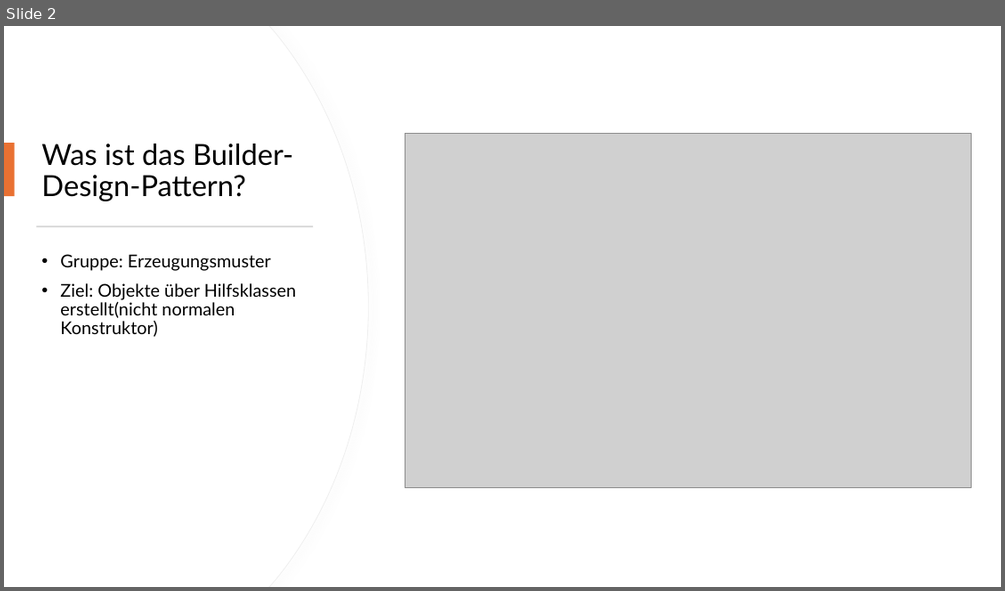
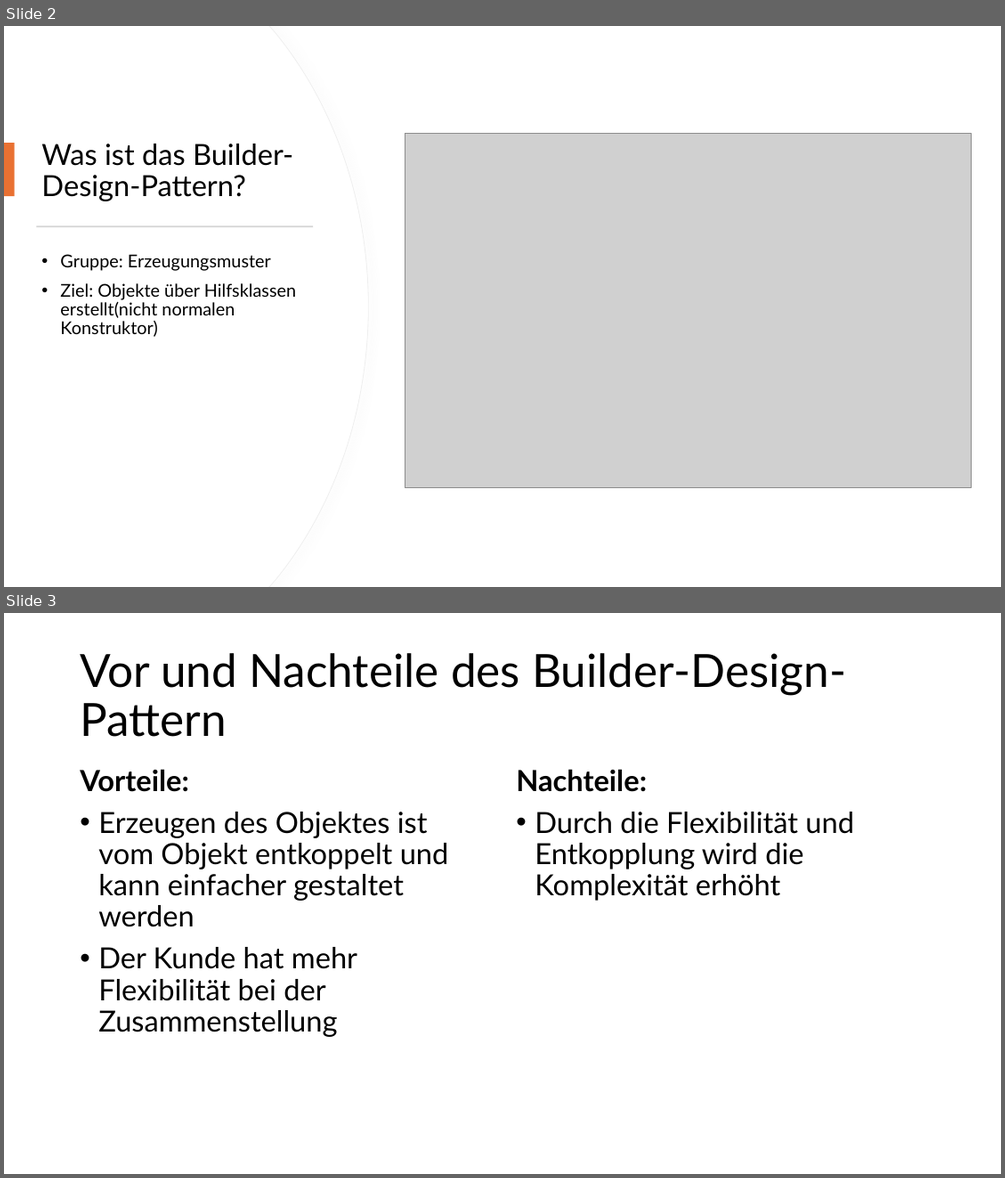
Before and after one commit to HaraldHaarig/Builder-Design-Pattern, a slide deck: Builder-Design-Pattern.pptx. Shown one above the other, each under a label of ours: slide 2 before the commit, slides 2 and 3 after it. The pictures are 1005x591 and 1005x1178 pixels, drawn with LibreOffice and Linux fonts; fonts in the diff are those of the drawing; grey boxes stand for pictures. Boxes give left, top, right and bottom in pixels: in the first picture for what was removed or moved away, otherwise in the second. Text is boxed around its words. In the diff, an @@ line names an element or a change of style, - is before the commit and + after.

```diff
--- a/Builder-Design-Pattern.pptx
+++ b/Builder-Design-Pattern.pptx
@@ slide 3 added at (4, 613, 1001, 1174), background #FFFFFF @@
@@ title added at (80, 653, 846, 737), 44 pt, text #000000 @@
+Vor und Nachteile des Builder-Design-Pattern
@@ text added at (80, 769, 449, 1037), 28 pt, text #000000 @@
+Vorteile:
+• Erzeugen des Objektes ist vom Objekt entkoppelt und kann einfacher gestaltet werden
+• Der Kunde hat mehr Flexibilität bei der Zusammenstellung
@@ text added at (516, 769, 854, 900), 28 pt, text #000000 @@
+Nachteile:
+• Durch die Flexibilität und Entkopplung wird die Komplexität erhöht
```
Also in this commit, not shown: 3 slides changed, 3 other slides added, 2 slides removed.
